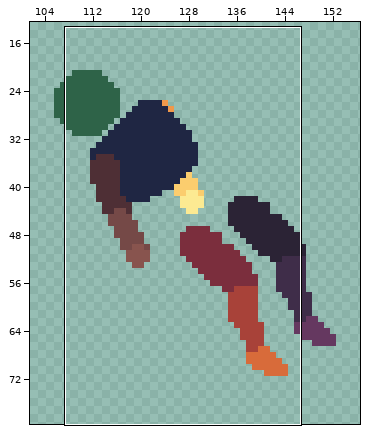
Pixel-art file -- Personal_Roberto/ASEPRITE/1. Liora/Liora_Death.ase. Above, an overview of the earlier version with the close-up marked.
Close-up. Before the edit:
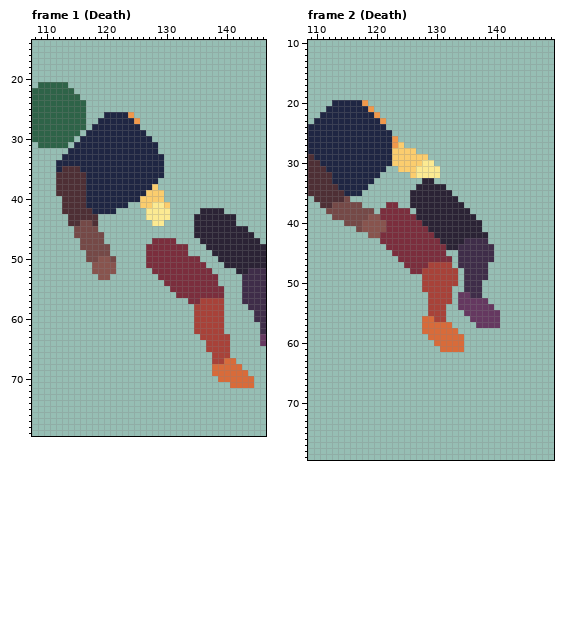
160x80 pixels, 20 frames. Shown: frame 1 (Death): x 108..146, y 14..79; frame 2 (Death): x 109..149, y 10..79. The wide view leaves out empty margins. The commit also changed other frames or places, which this record leaves out.
The same view after the edit:
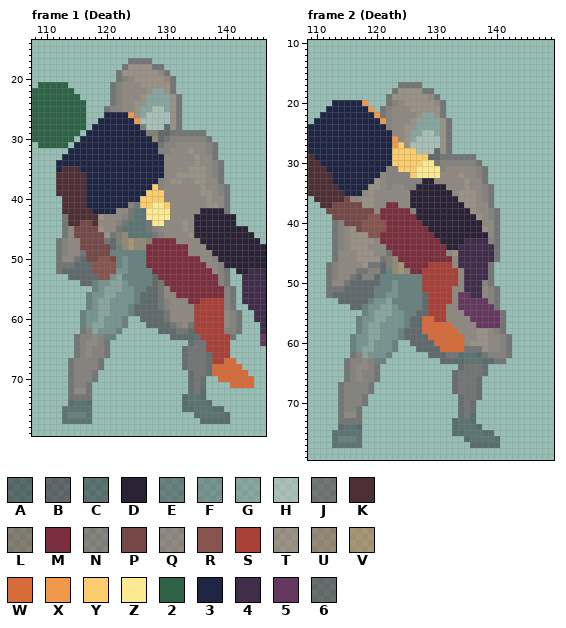
Palette (. is transparent): A #181e2580  B #2b162580  C #232d3380  D #2b2335  E #3a464a80  F #586b6f80  G #7d8c8c80  H #bbc1be80  J #4e2f3580  K #4e2f35  L #6f403780  M #7b2e3d  N #75494780  P #754947  Q #88544e80  R #88544e  S #a84239  T #9b675780  U #8e543980  V #b4713780  W #d86b3a  X #f0984b  Y #fbcd6e  Z #fcea92  2 #2e6348  3 #1f2643  4 #3f2d49  5 #653860  6 #361e2980
Change:
layer "Referencia" now shown
Changed rows in their new state; - is an unchanged pixel.
Frame 1 (Death), layer "Referencia":
first column x 112:
17 ------------JJJJ---------------
18 -----------JTTTTJJ-------------
19 ----------JTTTTTTQJ------------
20 ----------JNQTTTTTQJ-----------
21 ---------JNQQQTTTTTJ-----------
22 ---------JNQQQQTGGTJ-----------
23 ---------JNQQQTGGGGTJ----------
24 ---------JNQQTTGGGGTJ----------
25 --------JNNQQTGGHHGTJ----------
26 -------------TGHHHHTJ----------
27 --------------HHHHHTJ----------
28 --------------LHHHBTJ----------
29 ---------------LLBBJJJJJJ------
30 ----------------UBJNNNNNNJ-----
31 -----------------JNNQQQQQNJ----
32 -----------------NNQQQTQQNJ----
33 ------------------QQQQQTQQJ----
34 ------------------QQQQQTQQNJ---
35 ------------------QQQQTTTQNJ---
36 ------------------QQTTTTTQNJ---
37 -----------------NQTTQQTTQQJ---
38 -----------------NQQQQQQTQQNJ--
39 ------------------QQQQQQTTQNJ--
40 ------------------QQQQQQQTQQJ--
41 ------------NJ-----QQQQQQTTQJ--
42 ----------QQJCC----QQQQQ----J--
43 -J-----TQQQNJCC----QQQQ--------
44 -J-----QQQNJCCCJ--QQQTQ--------
45 -JQ----TQQJCCCCJNQQQQTQ--------
46 -JQ-----TJLUCCCCJNQQQQT--------
47 JNQQ----JBLUVUUL----QQQQ-------
48 JNQQ-----BEUVUU-------QQQ------
49 JNQQJ----EEEEEE-------QQQQ-----
50 JQQJB-----EFEEE---------QQN----
51 JJJBBB----EFEEE----------QQN---
52 JBBBBB----FFEEEE----------QNJ--
53 --BBBBB--FGEEEEEB----------NJ--
54 ----BBEFFGGFEEEEBJ---------NJ--
55 ------EFGGGFFEEBBJQ---------NJ-
56 -----EFFGGFFFEBBBJQQ--------NJ-
57 -----EFGGFFFFEBBBJNQQQ------NJ-
58 -----EFGGFFFEBBBBJNQQQQ-----NJ-
59 ----EFFGGFFFEBBBBBJQQQQ-----QNJ
60 ----EFFGFFFE--BBBBJQQQQ-----QNJ
61 ----EFGGFFFE---BBBBJNQJ-----QNJ
62 ----JNGFFFE------BBBJJA-----NNJ
63 ---JNNQNEE---------BBBAC-----J-
64 ---JNQQNJ-------------6JJ------
65 ---JNQNNJ------------6JJJ------
66 ---JNQNNJ------------6JJJ6-----
67 --JNNNNJ-------------6JJJ6-----
68 --JNNNNJ-------------6JJJ6-----
69 --JNNNJ---------------6JJ6-----
70 --JNNNJ---------------6J6------
71 --JNNJ----------------6J6------
72 --JQQJ----------------6JA------
73 --JJJJ---------------ACCA------
74 --ACCA---------------ACCCA-----
75 -CCCCC---------------AACCCAA---
76 -CEEEC-----------------ACCCCA--
77 -CCCCC------------------AAAAA--
Frame 2 (Death), layer "Referencia":
first column x 112:
17 ------------JJJJ---------------
18 -----------JTTTTJJ-------------
19 ----------JTTTTTTQJ------------
20 ----------JNQTTTTTQJ-----------
21 ---------JNQQQTTTTTJ-----------
22 ---------JNQQQQTGGTJ-----------
23 ----------NQQQTGGGGTJ----------
24 ----------NQQTTGGGGTJ----------
25 -----------QQTGGHHGTJ----------
26 ------------QTGHHHHTJ----------
27 -------------THHHHHTJ----------
28 ---------------HHHBTJ----------
29 -----------------BBJJJJJJ------
30 ------------------JNNNNNNJ-----
31 ----------NN-------NQQQQQNJ----
32 ---------QNNNN-----QQQTQQNJ----
33 --------TQNNNNNN--QQQQQTQQJ----
34 -------TTQNQQNN-----QQQTQQNJ---
35 ------QTQQQQQQ-------QTTTQNJ---
36 ----QQTTQQQQQQ--------TTTQNJ---
37 ------TTQQ--QQ---------TTQQJ---
38 --------Q-----N---------TQQNJ--
39 -------------------------TQNJ--
40 -JN-----------------------QQJ--
41 -JNQT---------------------TQJ--
42 -JNQTTT--------------------QJ--
43 -JNQTTTTQ------------------NJ--
44 -JNQTTTQQQ------------------J--
45 -JQQQTTTQQJ---------QT------J--
46 -JQQQTTTTJLU---------Q------J--
47 JNQQQQTJJBLUV--------Q-----J---
48 JNQQQJJNNBEUVU--------Q----J---
49 JNQQJBNNBEEEEEEE------Q----J---
50 JQQJBBBBBEEFEEEE------Q---NJ---
51 JJJBBBBBEEEFEEEE-----QQ---QNJ--
52 JBBBBBBBEEFFEEEEB----Q----QNJ--
53 --BBBBBEFFGEEEEEB----Q-----NJ--
54 ----BBEFFGGFEEEEB---QQ------J--
55 ------EFGGGFFEEBB---QQQ------J-
56 -----EFFGGFFFEBB----QQQQ-----J-
57 -----EFGGFFFFEBB-----QQQQ----J-
58 -----EFGGFFFEBBB------QQQTTQNJ-
59 ----EFFGGFFFEBBBB------QQTTQQNJ
60 ----EFFGFFFE--BBBB-----QTTTQQNJ
61 ----EFGGFFFE---BBBB----JJJTQQNJ
62 ----JNGFFFE------BBBJJACCAJNNNJ
63 ---JNNQNEE---------BBBACCCABJJ-
64 ---JNQQNJ-------------6JJJ6----
65 ---JNQNNJ------------6JJJJ6----
66 ---JNQNNJ------------6JJJ6-----
67 --JNNNNJ-------------6JJJ6-----
68 --JNNNNJ-------------6JJJ6-----
69 --JNNNJ---------------6JJ6-----
70 --JNNNJ---------------6J6------
71 --JNNJ----------------6J6------
72 --JQQJ----------------6JA------
73 --JJJJ---------------ACCA------
74 --ACCA---------------ACCCA-----
75 -CCCCC---------------AACCCAA---
76 -CEEEC-----------------ACCCCA--
77 -CCCCC------------------AAAAA--
Boxes around the changes in both close-ups, in picture pixels (x1, y1, x2, y2):
added: (56, 58, 242, 424)
added: (326, 82, 512, 448)
